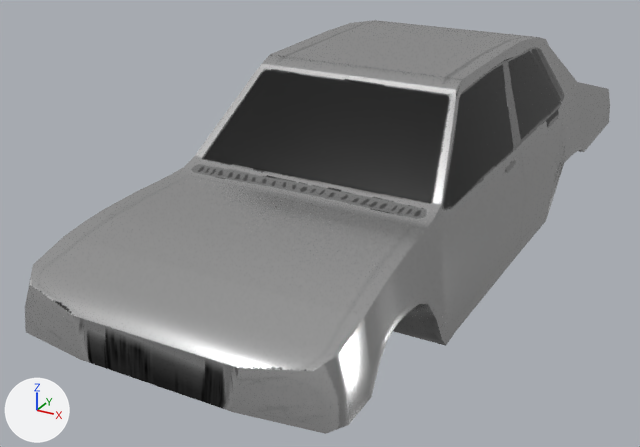
Two versions of the glTF model public/models/lpc/lp-berline-grise.glb, one commit apart.
Both versions are drawn from a 50 mm camera at (6.74, -22.83, 3.29) aimed at (3.8, -17.48, 0.61). Every picture has the same lights, and +X, +Y and +Z are marked at lower left. The older version comes first. Where no turn or scale is listed for an object, it has been applied to the vertices.
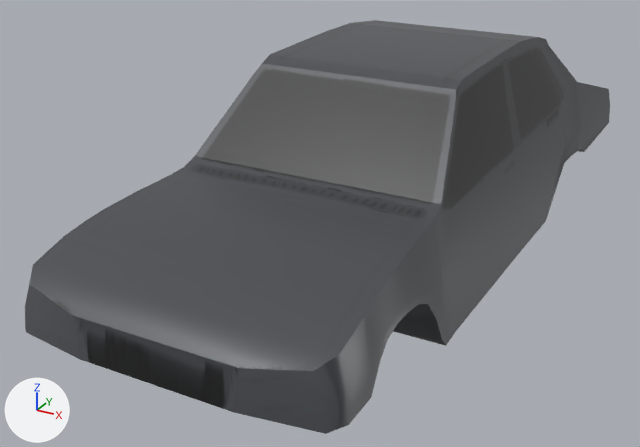
Pixel boxes (x1, y1, x2, y2) of what changed, in the pictures (640 x 447 px):
'Object_26', recoloured: (25, 20, 610, 434) in both

The change, as a list of edits to the scene's bpy script:
```text
Add mat_practice_clay:
    mat_practice_clay = bpy.data.materials.new('practice-clay')
    # colours: dark grey #575b61
    # uses the picture img_image_0
Change me_object_24:
    where me_object_24.from_pydata(...)  # 646 vertices, 1288 faces; spans x 3.13..5.2, y -19.9..-14.15, z 0.36..1.88
    remove me_object_24.materials.append(mat_blinn35sg)  # picture img_image_0
    add me_object_24.materials.append(mat_practice_clay)
```
